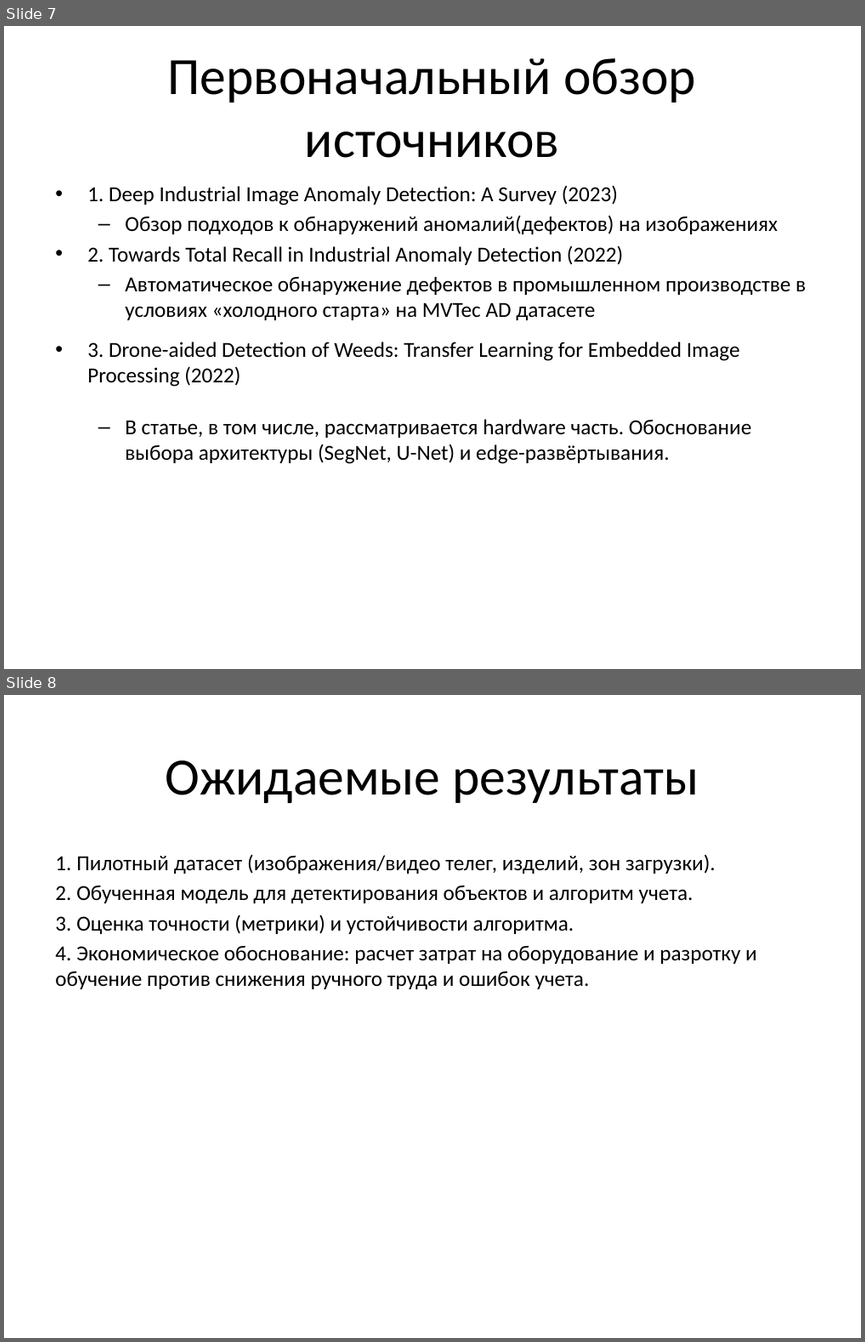
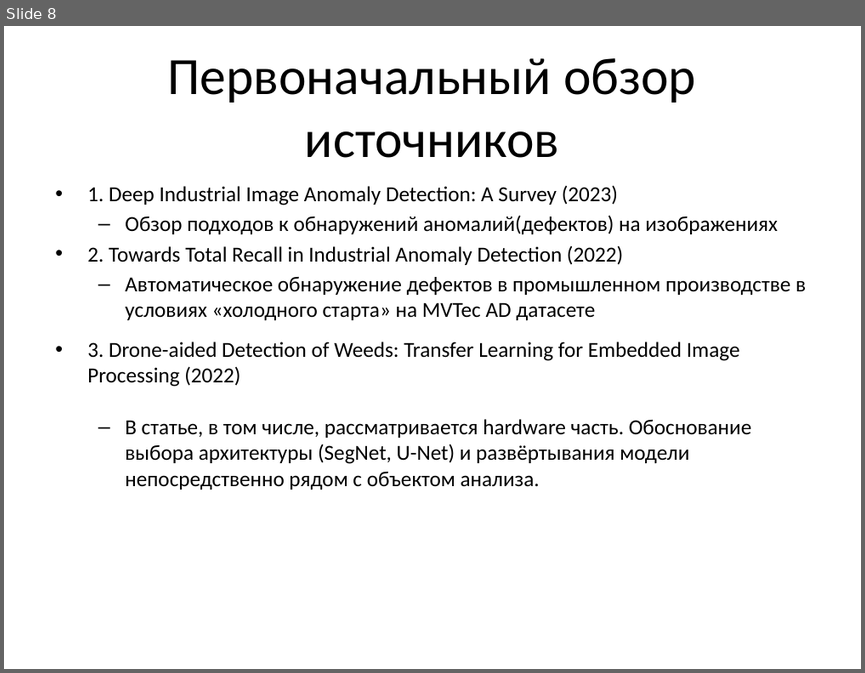
Before and after one commit to EduardKiselev/diploma, a slide deck: diploma_checkpoint1.pptx. Shown one above the other, each under a label of ours: slides 7 and 8 before the commit, slide 8 after it. The pictures are 865x1342 and 865x673 pixels, drawn with LibreOffice and Linux fonts; fonts in the diff are those of the drawing. Boxes give left, top, right and bottom in pixels: in the first picture for what was removed or moved away, otherwise in the second. Text is boxed around its words. In the diff, an @@ line names an element or a change of style, - is before the commit and + after.

```diff
--- a/diploma_checkpoint1.pptx
+++ b/diploma_checkpoint1.pptx
@@ slide 8 removed at bbox=[4, 695, 861, 1338], background #FFFFFF @@
@@ title removed at bbox=[165, 760, 699, 803] @@
-Ожидаемые результаты
@@ text removed at bbox=[55, 854, 757, 989] @@
-1. Пилотный датасет (изображения/видео телег, изделий, зон загрузки).
-2. Обученная модель для детектирования объектов и алгоритм учета.
-3. Оценка точности (метрики) и устойчивости алгоритма.
-4. Экономическое обоснование: расчет затрат на оборудование и разротку и обучение против снижения ручного труда и ошибок учета.
@@ what was slide 7 is now slide 8 @@
@@ slide 8 changed as well @@
@@ text at bbox=[125, 419, 751, 489]: text changed @@
-  – В статье, в том числе, рассматривается hardware часть. Обоснование выбора архитектуры (SegNet, U-Net) и edge-развёртывания.
+  – В статье, в том числе, рассматривается hardware часть. Обоснование выбора архитектуры (SegNet, U-Net) и развёртывания модели непосредственно рядом с объектом анализа.
```
Also in this commit, not shown: 4 other slides changed, 2 slides added, 1 other slide removed, 18 other files.
